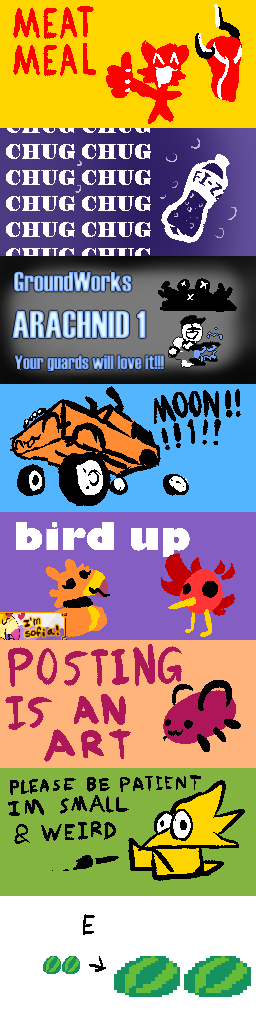
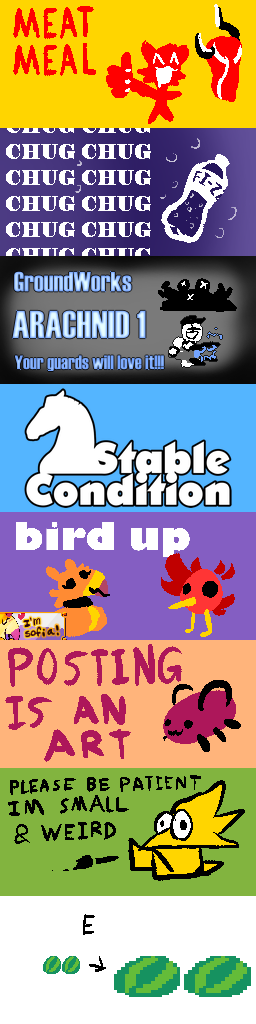
Revision of a layered 256 x 1024 image; what changed, layer by layer:
painted on "Paint Layer 16" over (x1=10, y1=386, x2=241, y2=508)
hid "Paint Layer 11" over (x1=128, y1=389, x2=241, y2=508)
hid "Paint Layer 9", painted on it over (x1=10, y1=386, x2=215, y2=508)
hid "Paint Layer 10", painted on it over (x1=10, y1=386, x2=241, y2=508)
painted on "Paint Layer 1" (13th of 16, in "Board4") over (x1=10, y1=386, x2=241, y2=508)
painted on "Paint Layer 6" over (x1=10, y1=386, x2=241, y2=508)
painted on "Paint Layer 1" (14th of 16, in "Board3") over (x1=10, y1=386, x2=241, y2=508)
painted on "Vector Layer 1" over (x1=10, y1=386, x2=241, y2=508)
painted on "Paint Layer 3" over (x1=10, y1=386, x2=241, y2=508)
painted on "Paint Layer 2" over (x1=10, y1=386, x2=241, y2=508)
painted on "Paint Layer 1" (16th of 16, in "Board1") over (x1=10, y1=386, x2=241, y2=508)
